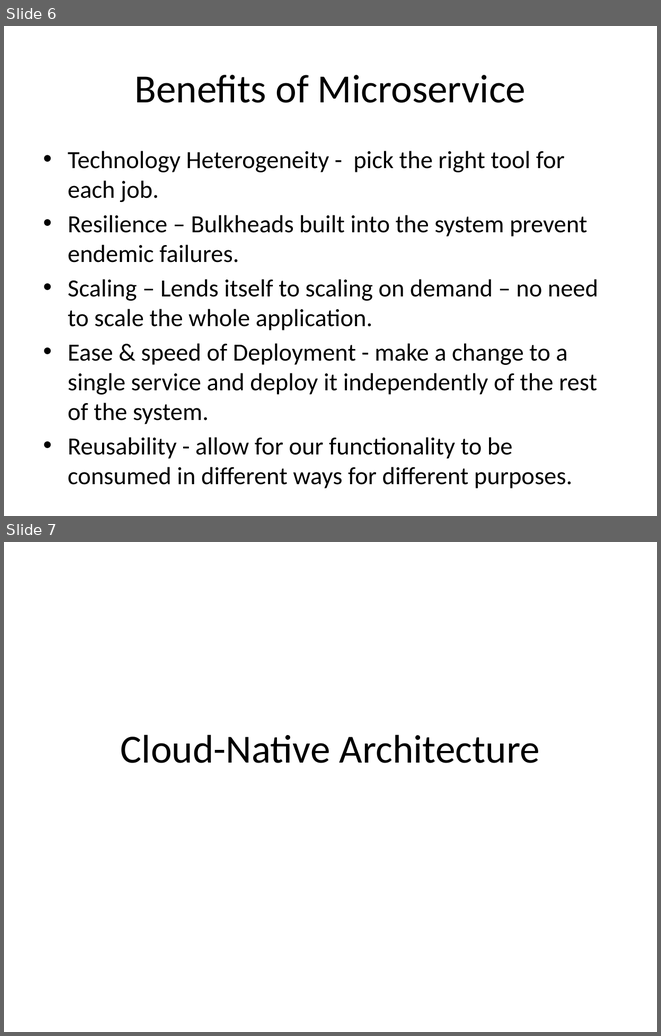
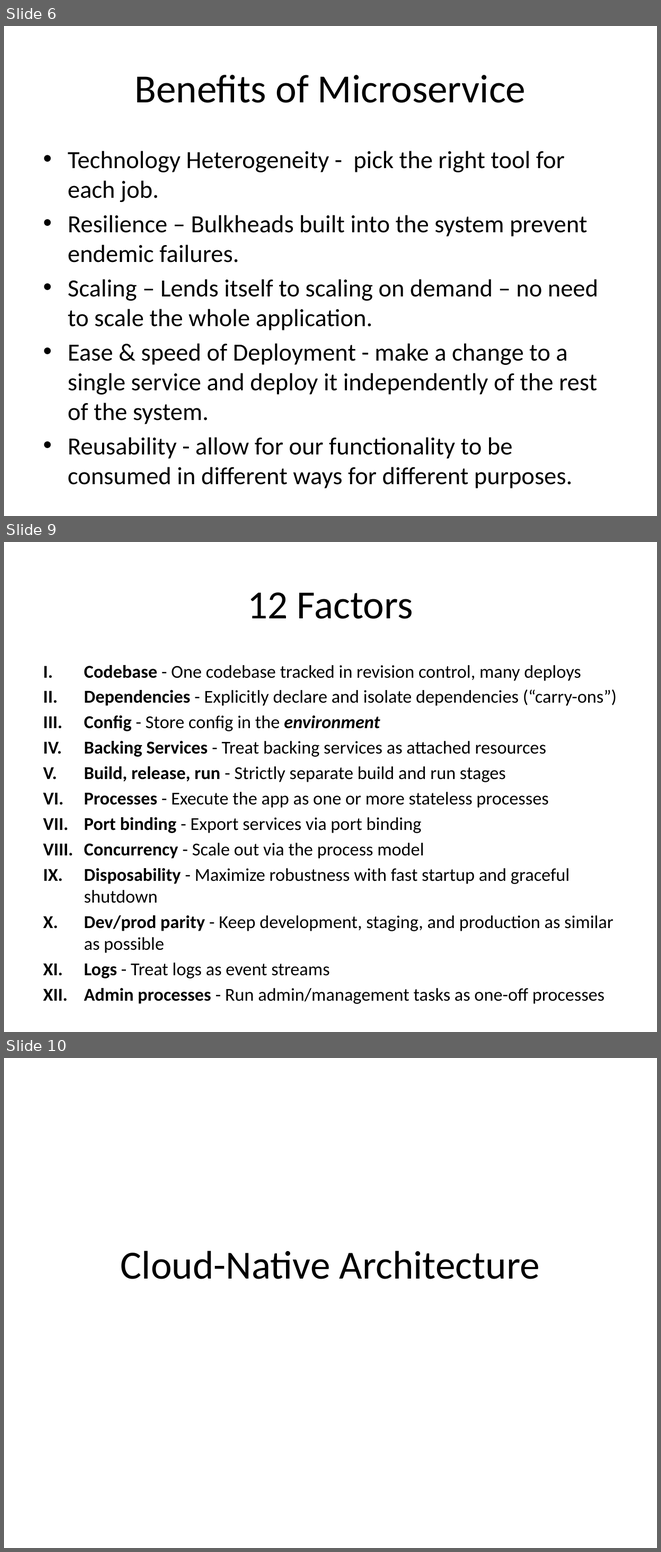
Before and after one commit to arpithparikh/ArchConf2015Collaboration, a slide deck: FannieMaeArchConfTakeaways.pptx. Shown one above the other, each under a label of ours: slides 6 and 7 before the commit, slides 6, 9 and 10 after it; the slides between them are not shown. The pictures are 661x1036 and 661x1552 pixels, drawn with LibreOffice and Linux fonts; fonts in the diff are those of the drawing. Boxes give left, top, right and bottom in pixels: in the first picture for what was removed or moved away, otherwise in the second. Text is boxed around its words. In the diff, an @@ line names an element or a change of style, - is before the commit and + after.

Commit message:
Added slides for 12 factor methodology, and included Matt Stine's (pdf) presentation from #archconf

```diff
--- a/FannieMaeArchConfTakeaways.pptx
+++ b/FannieMaeArchConfTakeaways.pptx
@@ slide 9 added at (x1=4, y1=542, x2=657, y2=1032), background #FFFFFF @@
@@ title added at (x1=248, y1=592, x2=413, y2=619), 44 pt, text #000000 @@
+12 Factors
@@ text added at (x1=84, y1=665, x2=617, y2=978), 20 pt, text #000000 @@
+I. Codebase - One codebase tracked in revision control, many deploys
+II. Dependencies - Explicitly declare and isolate dependencies (“carry-ons”)
+III. Config - Store config in the environment
+IV. Backing Services - Treat backing services as attached resources
+V. Build, release, run - Strictly separate build and run stages
+VI. Processes - Execute the app as one or more stateless processes
+VII. Port binding - Export services via port binding
+VIII. Concurrency - Scale out via the process model
+IX. Disposability - Maximize robustness with fast startup and graceful shutdown
+X. Dev/prod parity - Keep development, staging, and production as similar as possible
+XI. Logs - Treat logs as event streams
+XII. Admin processes - Run admin/management tasks as one-off processes
@@ what was slide 7 is now slide 10 @@
```
Also in this commit, not shown: 2 other slides added, 1 other file.
